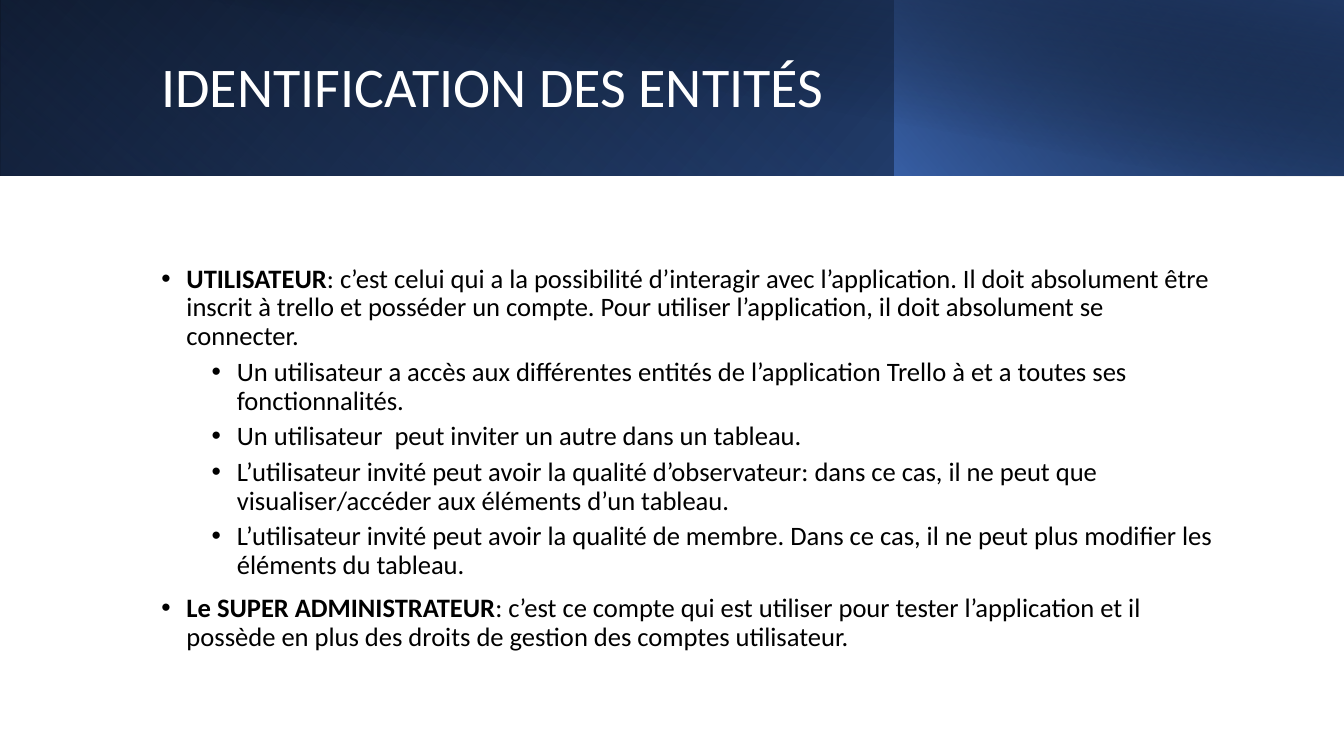
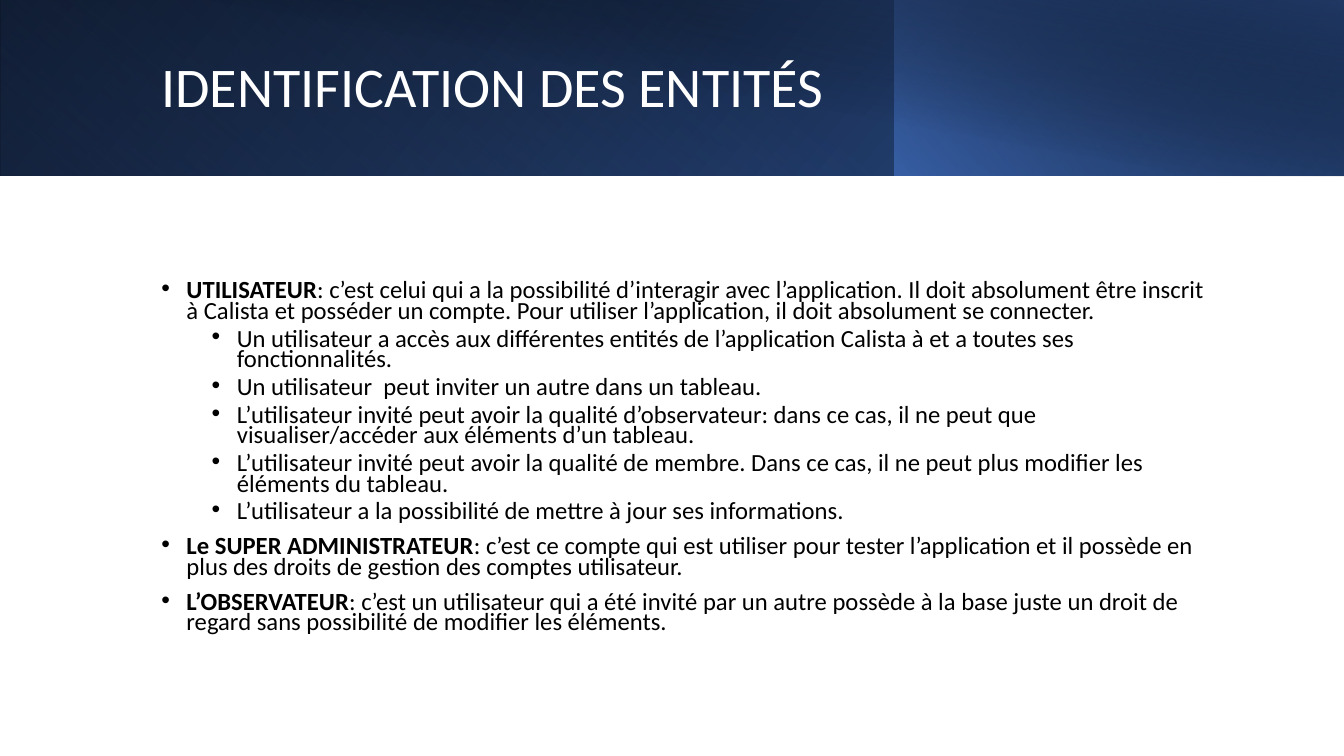
Before and after one commit to mrstph/project-calista, a slide deck: slide 4 of dossier-analyse/dossier-analyse.pptx (slide 3 before the commit). Drawn at 1344x756 pixels with LibreOffice and Linux fonts; fonts in the diff are those of the drawing. Boxes give left, top, right and bottom in pixels: in the first picture for what was removed or moved away, otherwise in the second. Text is boxed around its words. In the diff, an @@ line names an element or a change of style, - is before the commit and + after.

```diff
--- a/dossier-analyse/dossier-analyse.pptx
+++ b/dossier-analyse/dossier-analyse.pptx
@@ text at (x1=186, y1=280, x2=1203, y2=367): text changed; size 19 to 17.6 pt @@
-• UTILISATEUR: c’est celui qui a la possibilité d’interagir avec l’application. Il doit absolument être inscrit à trello et posséder un compte. Pour utiliser l’application, il doit absolument se connecter.
-  • Un utilisateur a accès aux différentes entités de l’application Trello à et a toutes ses fonctionnalités.
+• UTILISATEUR: c’est celui qui a la possibilité d’interagir avec l’application. Il doit absolument être inscrit à Calista et posséder un compte. Pour utiliser l’application, il doit absolument se connecter.
+  • Un utilisateur a accès aux différentes entités de l’application Calista à et a toutes ses fonctionnalités.
@@ text at (x1=186, y1=378, x2=1192, y2=580): size 19 to 17.6 pt in "Un utilisateur peut inviter un autre dans ...", "L’utilisateur invité peut avoir la qualité d’observateur: ...", "L’utilisateur invité peut avoir la qualité de ...", "Le SUPER ADMINISTRATEUR: c’est ce compte qui ..."; line spacing 0.9 to 0.7 @@
@@ text at (x1=237, y1=501, x2=844, y2=524): paragraph added @@
+  • L’utilisateur a la possibilité de mettre à jour ses informations.
@@ text at (x1=186, y1=592, x2=1178, y2=635): paragraph added @@
+• L’OBSERVATEUR: c’est un utilisateur qui a été invité par un autre possède à la base juste un droit de regard sans possibilité de modifier les éléments.
```
Also in this commit, not shown: 36 other slides changed, 3 slides added, 2 slides removed.
